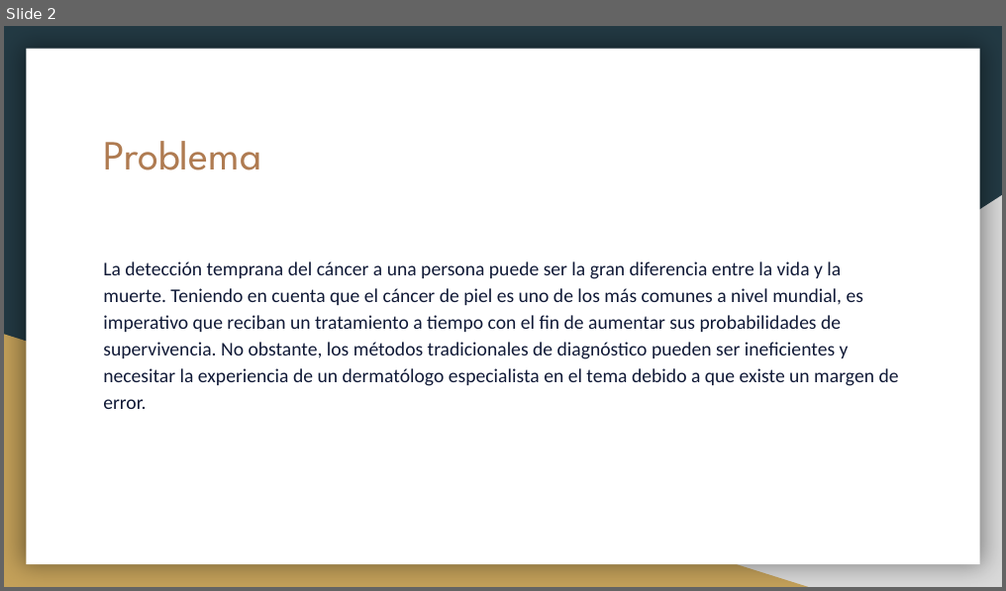
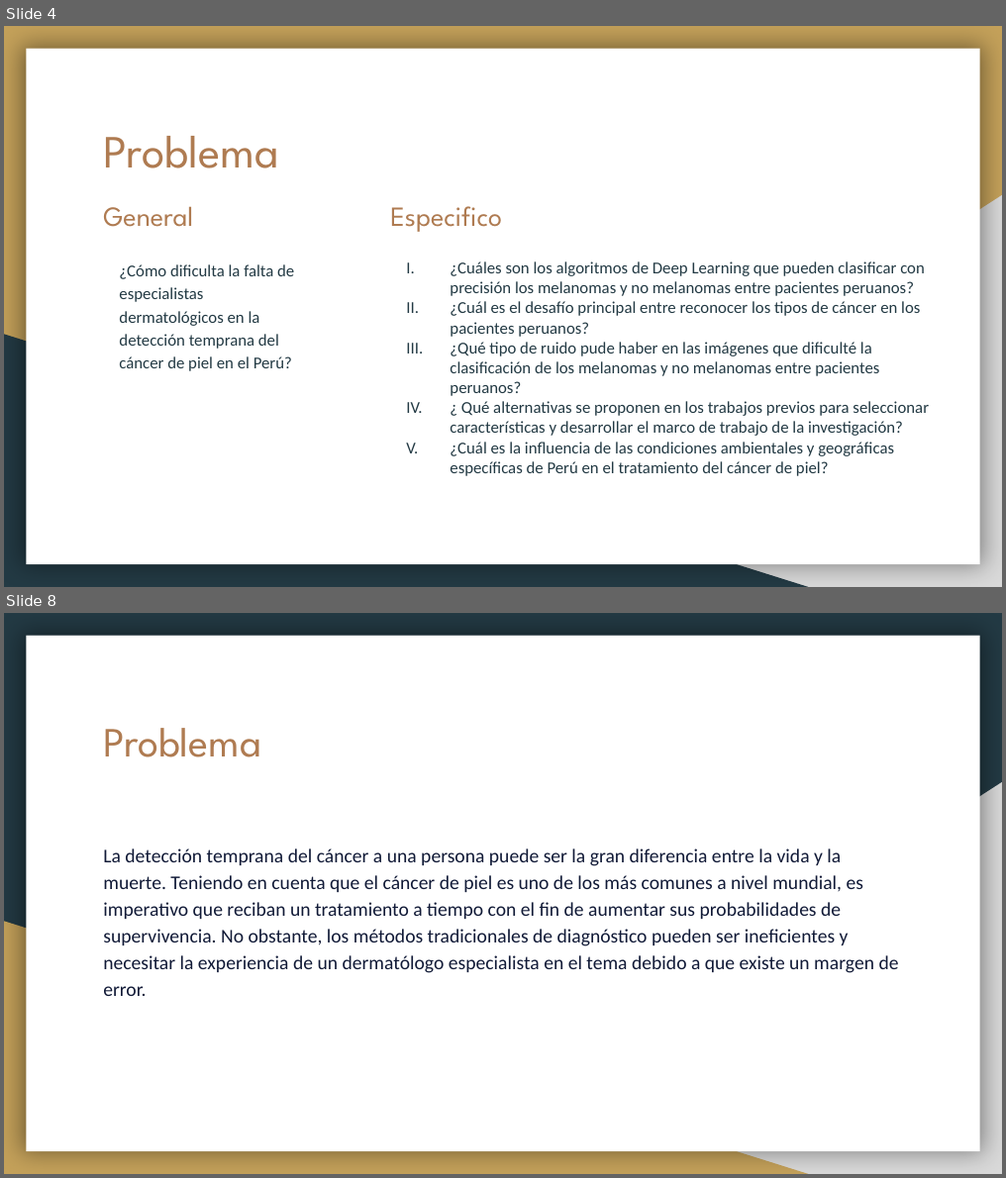
Before and after one commit to ElizabethCast23/Proyecto-Tesis, a slide deck: Tesis.pptx. Shown one above the other, each under a label of ours: slide 2 before the commit, slides 4 and 8 after it; the slides between them are not shown. The pictures are 1006x591 and 1006x1178 pixels, drawn with LibreOffice and Linux fonts; fonts in the diff are those of the drawing. Boxes give left, top, right and bottom in pixels: in the first picture for what was removed or moved away, otherwise in the second. Text is boxed around its words. In the diff, an @@ line names an element or a change of style, - is before the commit and + after.

```diff
--- a/Tesis.pptx
+++ b/Tesis.pptx
@@ slide 4 added at box(4, 26, 1002, 587), background #C4A15A; not listed: 2 template elements that a slide beside it also shows @@
@@ text added at box(103, 136, 279, 169), 33.3 pt, text #AF7B51 @@
+Problema
@@ title added at box(103, 206, 193, 227), 20 pt, text #AF7B51 @@
+General
@@ text added at box(390, 206, 502, 232), 20 pt, text #AF7B51 @@
+Especifico
@@ text added at box(450, 262, 929, 476), 12 pt, text #233A44 @@
+I. ¿Cuáles son los algoritmos de Deep Learning que pueden clasificar con precisión los melanomas y no melanomas entre pacientes peruanos?
+II. ¿Cuál es el desafío principal entre reconocer los tipos de cáncer en los pacientes peruanos?
+III. ¿Qué tipo de ruido pude haber en las imágenes que dificulté la clasificación de los melanomas y no melanomas entre pacientes peruanos?
+IV. ¿ Qué alternativas se proponen en los trabajos previos para seleccionar características y desarrollar el marco de trabajo de la investigación?
+V. ¿Cuál es la influencia de las condiciones ambientales y geográficas específicas de Perú en el tratamiento del cáncer de piel?
@@ text added at box(119, 265, 294, 372), 12 pt, text #233A44 @@
+¿Cómo dificulta la falta de especialistas dermatológicos en la detección temprana del cáncer de piel en el Perú?
@@ right triangle added at box(4, 334, 808, 587), fill #233A44 @@
@@ what was slide 2 is now slide 8 @@
```
Also in this commit, not shown: 1 slide changed, 11 other slides added, 2 slides removed, 24 other files.
